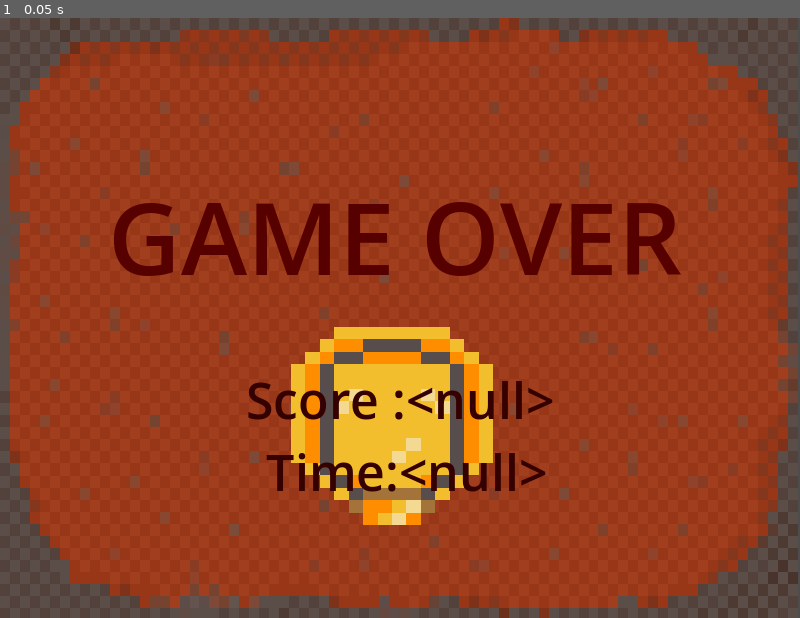
Above: before the commit, frame 1.
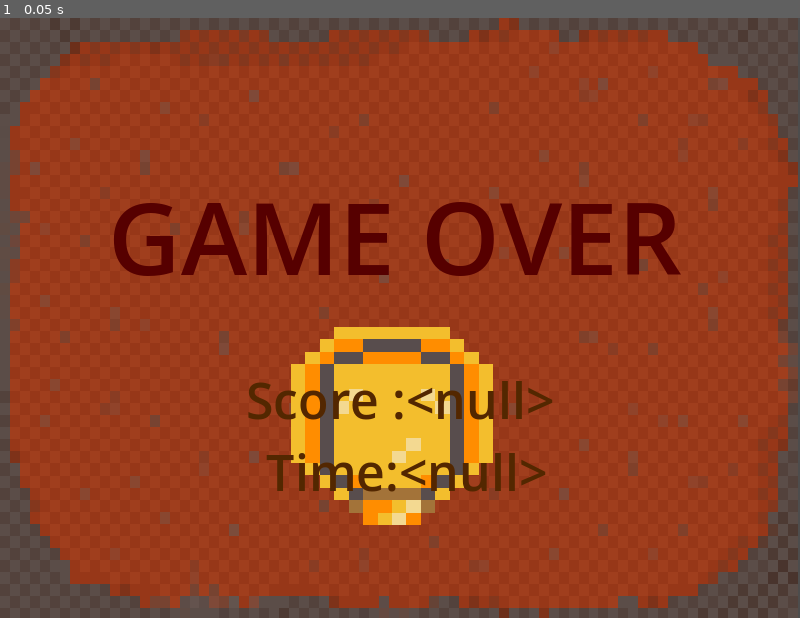
Above: after the commit, the same moment.

Repository: GraceLanBM/ProjectLimitedSpace
Game: Godot game, scene res://menu/GameOverMenu.tscn
Two runs of this game, one before a commit and one after it. Both use one fixed random seed, a clock stepped at 60 frames per second and the inputs below. This scene is started directly instead of the project's main scene.
Inputs:
- Up to frame 1 (0.05 s): no input

The runs differ from the first frame. In frame 1, 1.3% of the frame differs, in the area x 31-69%, y 60-79%.

Commit message:
updated colour of gameover font

Diff:
--- a/main.gd
+++ b/main.gd
@@ -33,6 +33,7 @@
 				rock_pos.append(Vector2(shadow_x, shadow_y))
 				add_child(shadow)
 				break
+
 	time += 1
 	if Global.game_over == true:
 		Global.time = $TotalTimer.get_time()
--- a/menu/GameOverMenu.tscn
+++ b/menu/GameOverMenu.tscn
@@ -37,7 +37,7 @@
 offset_top = 284.0
 offset_right = 717.0
 offset_bottom = 531.0
-theme_override_colors/font_color = Color(0.207843, 0, 0, 1)
+theme_override_colors/font_color = Color(0.32549, 0.152941, 0, 1)
 theme_override_font_sizes/font_size = 50
 horizontal_alignment = 1
 vertical_alignment = 1
Not shown, added: mai3D93.tmp
Not shown, added: maiBB66.tmp
Not shown, added: menu/Sta393D.tmp
Not shown, added: menu/StaB70F.tmp
